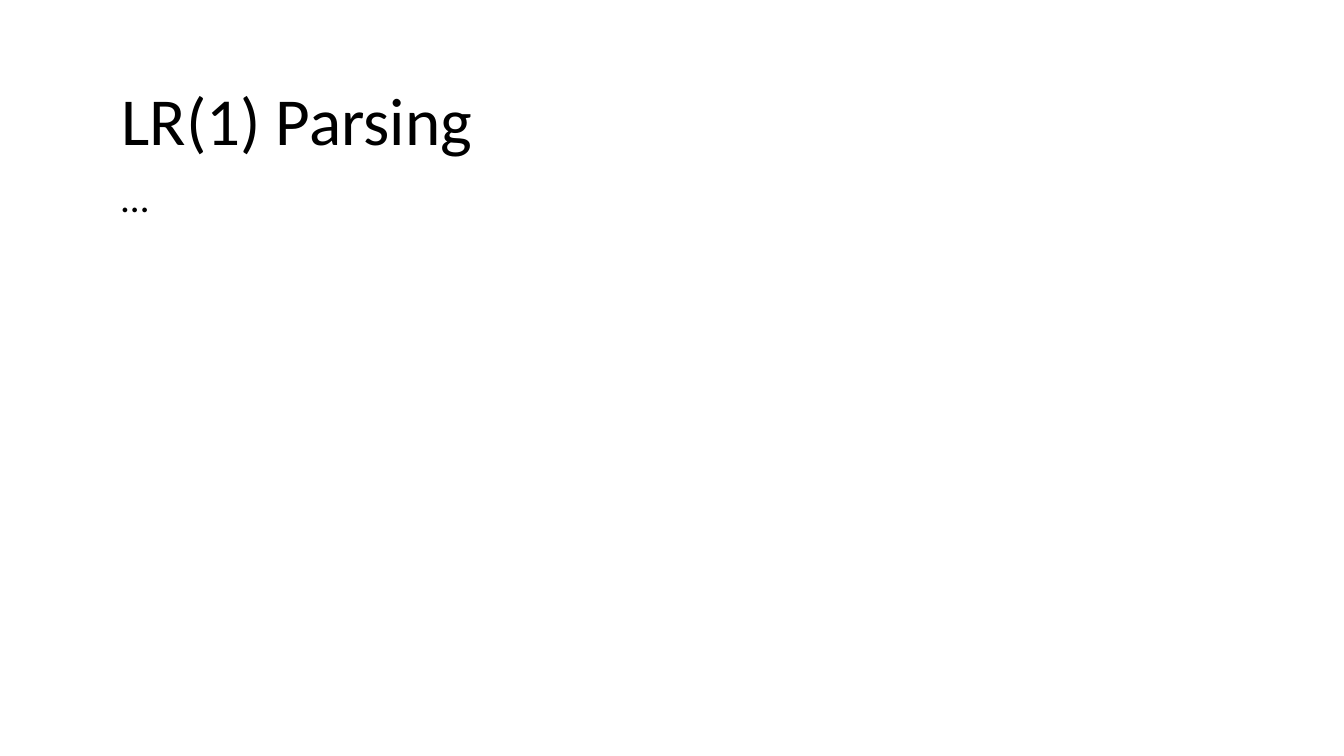
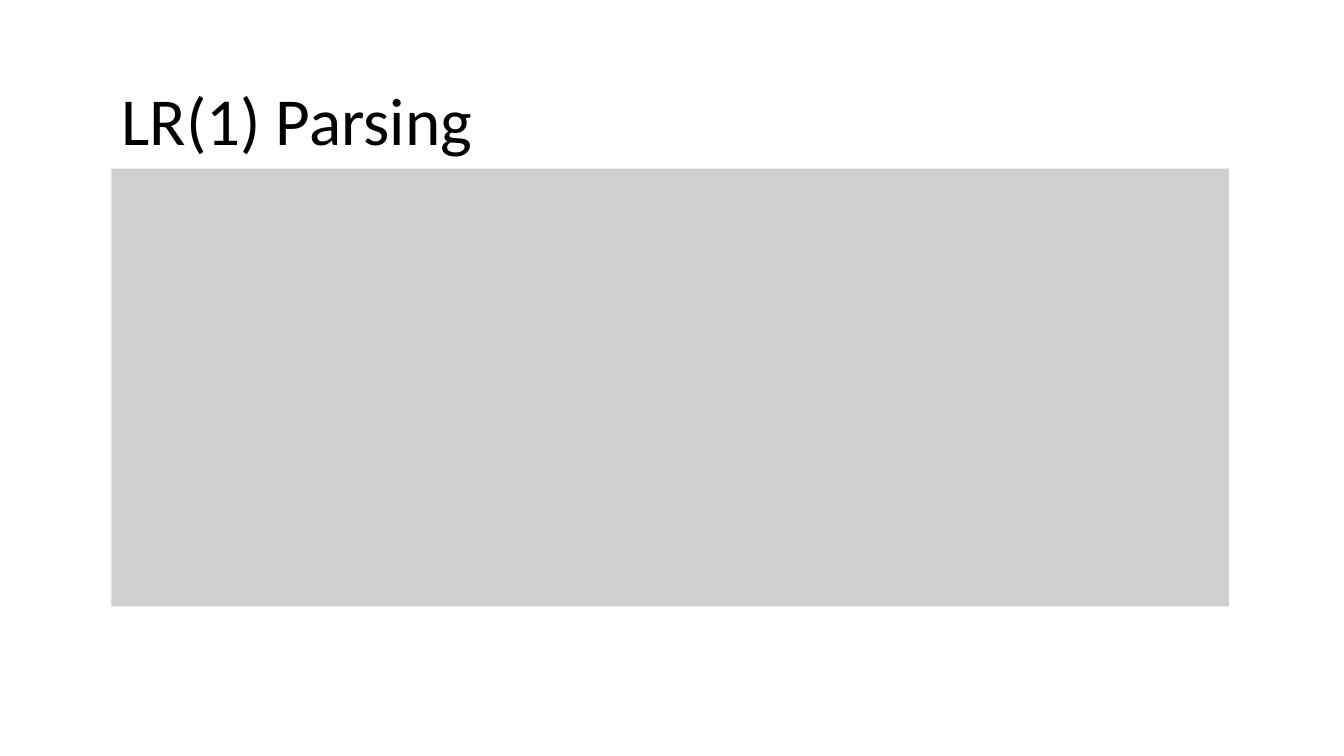
Before and after one commit to nivshani/compilation, a slide deck: slide 108 of slides/bottom_up_parsing.pptx (slide 102 before the commit). Drawn at 1344x756 pixels with LibreOffice and Linux fonts; fonts in the diff are those of the drawing; grey boxes stand for pictures. Boxes give left, top, right and bottom in pixels: in the first picture for what was removed or moved away, otherwise in the second. Text is boxed around its words. In the diff, an @@ line names an element or a change of style, - is before the commit and + after.

```diff
--- a/slides/bottom_up_parsing.pptx
+++ b/slides/bottom_up_parsing.pptx
@@ text removed at (112,168,1230,273) @@
-…
@@ picture added at (112,168,1230,606) @@
```
Also in this commit, not shown: 2 other slides changed, 20 slides added, 1 other file.
